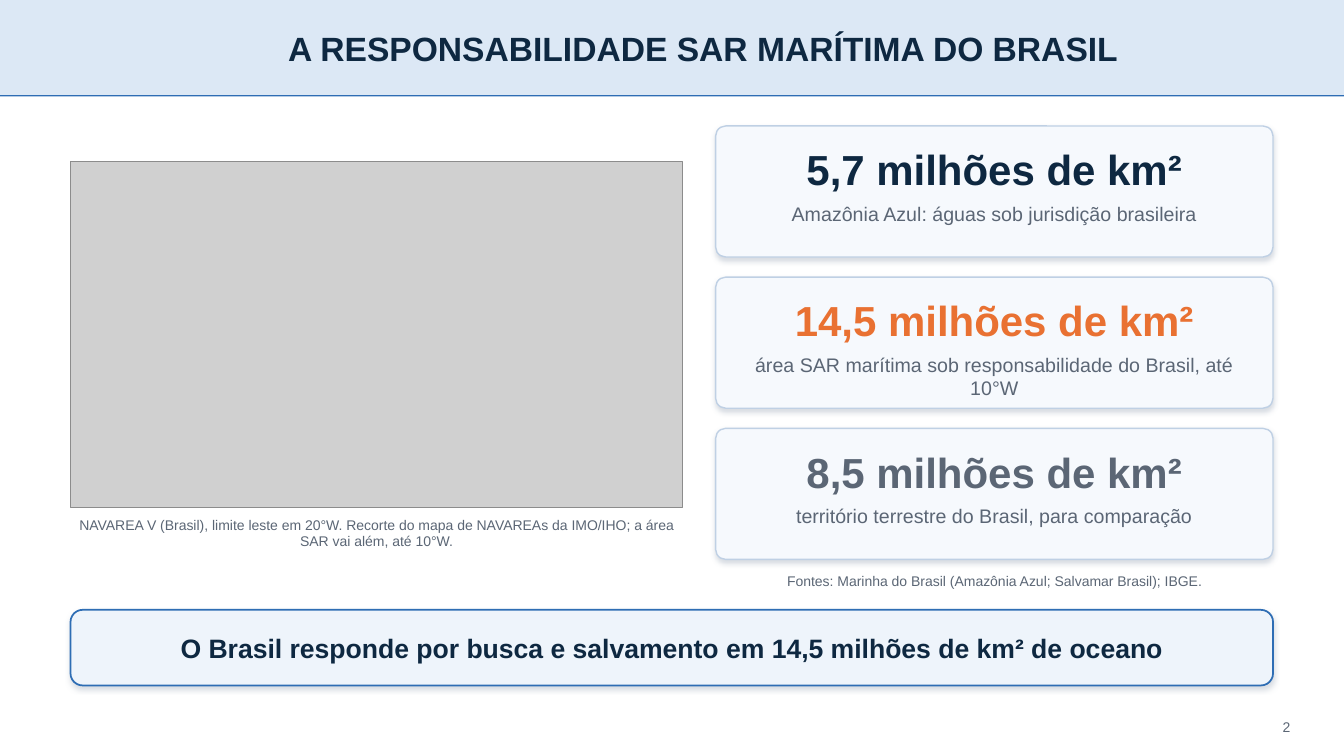
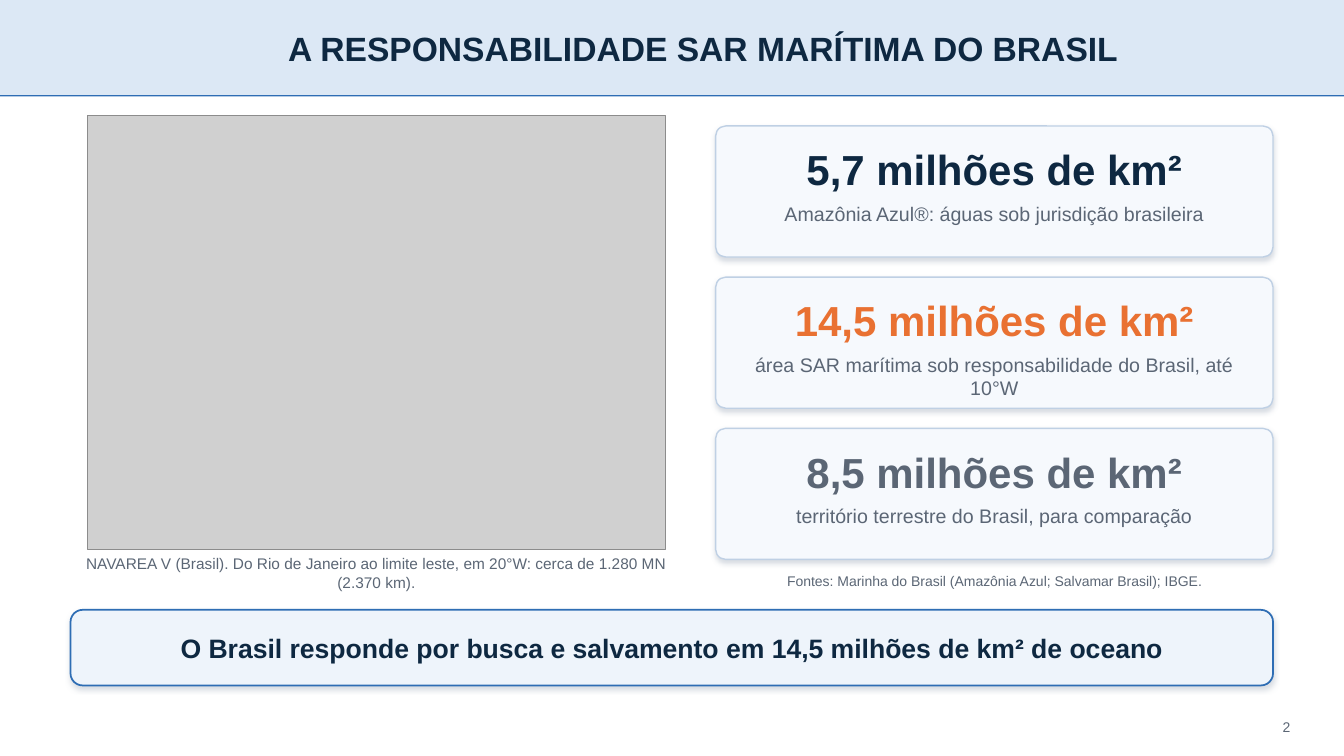
Before and after one commit to IghorRibeiro/WVCPresentation, a slide deck: slide 2 of slides/WVC2026_slides.pptx. Drawn at 1344x756 pixels with LibreOffice and Linux fonts; fonts in the diff are those of the drawing; grey boxes stand for pictures; background and template pictures are left out. Boxes give left, top, right and bottom in pixels: in the first picture for what was removed or moved away, otherwise in the second. Text is boxed around its words. In the diff, an @@ line names an element or a change of style, - is before the commit and + after.

```diff
--- a/slides/WVC2026_slides.pptx
+++ b/slides/WVC2026_slides.pptx
@@ picture: place and size @@
-picture at <box>71,161,683,508</box>
+picture at <box>88,116,665,549</box>
@@ text at <box>784,206,1204,225</box>: text changed @@
-Amazônia Azul: águas sob jurisdição brasileira
+Amazônia Azul®: águas sob jurisdição brasileira
@@ text at <box>86,558,666,591</box>: text changed; size 10 to 11 pt @@
-NAVAREA V (Brasil), limite leste em 20°W. Recorte do mapa de NAVAREAs da IMO/IHO; a área SAR vai além, até 10°W.
+NAVAREA V (Brasil). Do Rio de Janeiro ao limite leste, em 20°W: cerca de 1.280 MN (2.370 km).
```
Also in this commit, not shown: 1 other slide changed, 9 other files.
